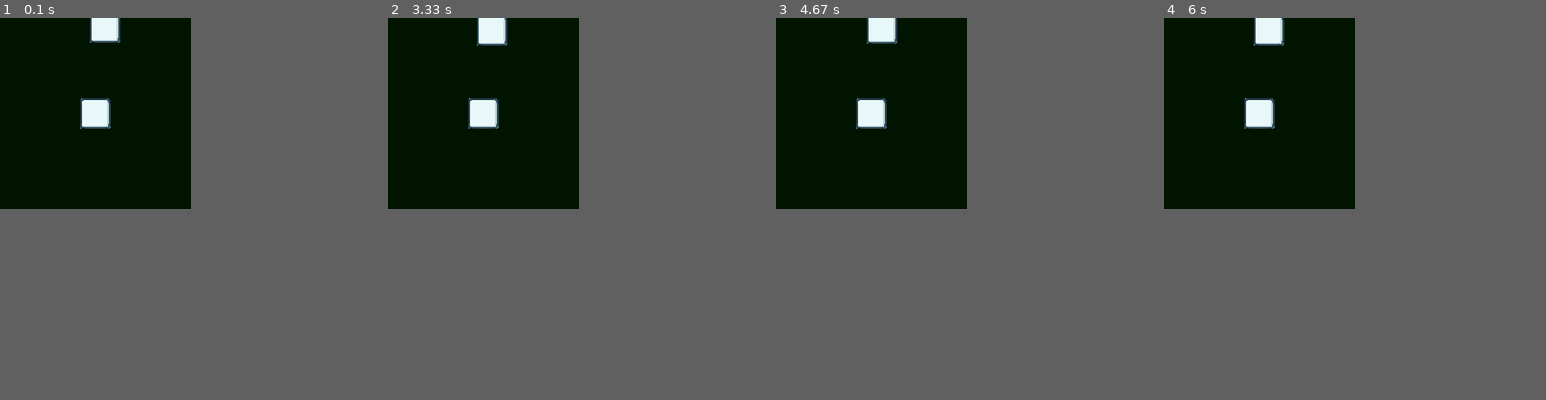
Above: before the commit, frames 1-4 (left to right).
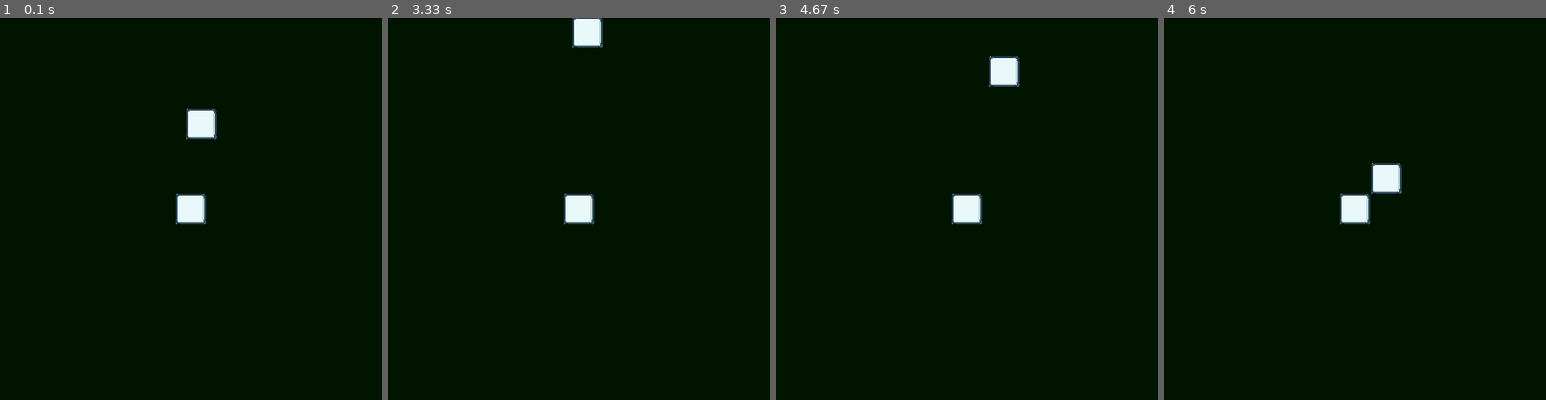
Above: after the commit, the same moments.

Repository: njtan142/pygame-like-unity
Game: pygame game, started from main.py
Same seed, same stepped clock (60 frames per second), same inputs: the game is played once before the commit and once after it.
Inputs:
- Up to frame 1 (0.1 s): no input
- Up to frame 2 (3.33 s): tap Space at 0.33 s; hold S 2.73-3.2 s; hold A from 3.23 s (still down)
- Up to frame 3 (4.67 s): release A at 3.63 s; hold W 3.67-4.03 s; hold D from 4.07 s (still down)
- Up to frame 4 (6 s): release D at 4.7 s; hold S 4.73-5.1 s; hold A 5.13-5.6 s; hold D from 5.63 s (still down)
In our replay, the window is 200x200 before the commit and 400x400 after it. These sizes can differ from the game's own. Grey fills any space a smaller window leaves; there, only what the larger window draws over its background counts as a difference.

The runs differ from the first frame. In frame 1, 2.4% of the frame differs, in the area x 21-57%, y 0-54%; in frame 2, 2.5%; in frame 3, 2.5%; in frame 4, 2.5%, in the area x 21-63%, y 0-54%.

Commit message:
working physics prototype

Diff:
--- a/PygameUnity/game_object.py
+++ b/PygameUnity/game_object.py
@@ -11,6 +11,7 @@
         self.transform = Transform(x, y, z)
         self.renderer = Renderer(layer)
         self.collider = None
+        self.physics = None
 
     def add_component(self, component, params):
         if component == "image_renderer":
@@ -19,8 +20,26 @@
             self.renderer.text(params)
         if component == "collider":
             self.collider = Collider(params)
+        if component == "physics":
+            self.physics = Physics(params)
 
-    def move(self, x, y, collisions):
+    def move(self, x, y, time_delta, collisions):
+        if self.physics is not None:
+            vx, vy = self.physics.movement()
+        else:
+            vx = 0
+            vy = 0
+        x += vx
+        y += vy
+        x *= time_delta
+        y *= time_delta
+        if self.physics is not None:
+            self.physics.velocity.x -= vx * time_delta
+            self.physics.velocity.y -= vy * time_delta
+        self.msa(x, 0, collisions)
+        self.msa(0, y, collisions)
+
+    def msa(self, x, y, collisions):
         self.transform.position.x += x
         self.transform.position.y += y
 
@@ -51,6 +70,8 @@
                 elif y < 0:
                     self.collider.top = collisions[obj].collider.top + self.collider.height
                     self.collider.update()
+                    if self.physics is not None:
+                        self.physics.velocity.y = 0
                 self.transform.position.y = self.collider.top - self.collider.height / 2
 
     def render(self, screen, x, y):
@@ -129,8 +150,43 @@
         for point in collision_points:
             horizontal = self.left < point[0] < self.right
             vertical = self.top > point[1] > self.bottom
-            # print(vertical, self.top, point[1], self.bottom)
-            # print(horizontal, vertical, horizontal and vertical)
             if horizontal and vertical:
                 return True
         return False
+
+
+class Physics:
+
+    def __init__(self, params):
+        self.velocity = Velocity()
+        self.rigidbody = Rigidbody(params[0], params[1], params[2], params[3], params[4])
+
+    def movement(self):
+        x = self.velocity.x
+        y = self.velocity.y
+        self.gravity()
+        return x, y
+
+    def gravity(self):
+        self.velocity.y -= 0.5
+        pass
+
+    def update_physics(self):
+        pass
+
+
+class Velocity:
+
+    def __init__(self):
+        self.x = 0
+        self.y = 0
+
+
+class Rigidbody:
+
+    def __init__(self, mass=1, drag=0, angular_drag=0.05, use_gravity=True, is_kinematic=False):
+        self.mass = mass
+        self.drag = drag
+        self.angular_drag = angular_drag
+        self.is_gravity = use_gravity
+        self.is_kenimatic = is_kinematic
--- a/main.py
+++ b/main.py
@@ -1,9 +1,10 @@
 import pygame
 from PygameUnity.game_object import GameObject
 from camera import Camera
+from datetime import datetime as dt
 
 pygame.init()
-screen = pygame.display.set_mode((200, 200), pygame.FULLSCREEN | pygame.SCALED)
+screen = pygame.display.set_mode((400, 400), pygame.FULLSCREEN | pygame.SCALED)
 container = GameObject("container")
 test = GameObject("test")
 test2 = GameObject("test2", 10, 90, 0, -1)
@@ -29,6 +30,10 @@
                      test2.renderer.to_render.surface.get_width(),
                      test2.renderer.to_render.surface.get_height())
                     )
+test2.add_component("physics",
+                    (1, 0, 0.005, True, False)
+                    )
+test2.physics.velocity.x = 10
 
 running = True
 
@@ -41,12 +46,21 @@
         if event.type == pygame.KEYDOWN:
             if event.key == pygame.K_ESCAPE:
                 running = False
+            if event.key == pygame.K_SPACE:
+                test2.physics.velocity.y = 300
 
         if event.type == pygame.MOUSEBUTTONUP:
             print(pygame.mouse.get_pos()[0] - screen.get_width() / 2,
                   -pygame.mouse.get_pos()[1] + screen.get_height() / 2)
 
 
+current_time_dt = dt.now()
+current_time_ts = dt.timestamp(current_time_dt)
+last_time_dt = dt.now()
+last_time_ts = dt.timestamp(last_time_dt)
+time_count = 0
+time_delta = 0.016  # 1/60 of a second
+time_scale = 1
 while running:
     screen.fill((0, 20, 0))
 
@@ -56,9 +70,16 @@
     # test.transform.position.y += 0.1
     # camera.game_object.transform.position.y += 0.1
     # print(test.transform.position.y, camera.game_object.transform.position.y)
-    test2.move(horizontal * 0.1, 0, container.children)
-    test2.move(0, -vertical * 0.1, container.children)
+    test2.move(horizontal * 100, 0, time_delta, container.children)
+    test2.move(0, -vertical * 100, time_delta, container.children)
     pygame_events()
 
     camera.render(screen)
     pygame.display.flip()
+
+    last_time_dt = dt.now()
+    last_time_ts = dt.timestamp(last_time_dt)
+    time_delta = last_time_ts - current_time_ts
+    time_count += time_delta
+    current_time_dt = dt.now()
+    current_time_ts = dt.timestamp(current_time_dt)
